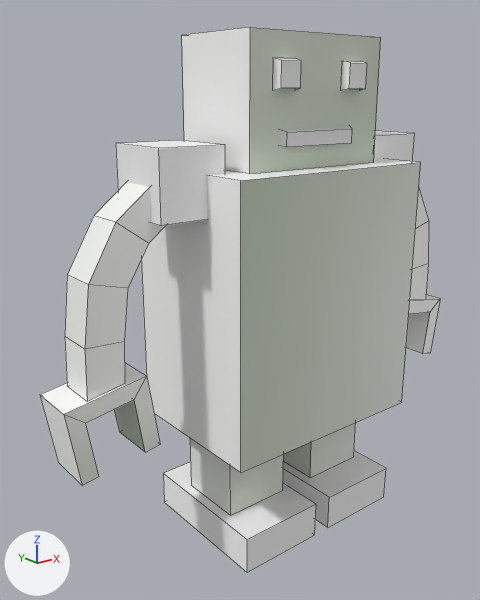
Before and after pictures for a commit that changed the FBX model Assets/3D models/Robot.fbx.
The view is the same before and after, from a 50 mm lens placed at (-0.767, -0.865, 0.77), pointed at (-0.06, 0.02, 0.417). Arrows for +X, +Y and +Z are at lower left; the lights stay in place. Mesh edges are drawn as thin lines. Where no turn or scale is listed for an object, it has been applied to the vertices.
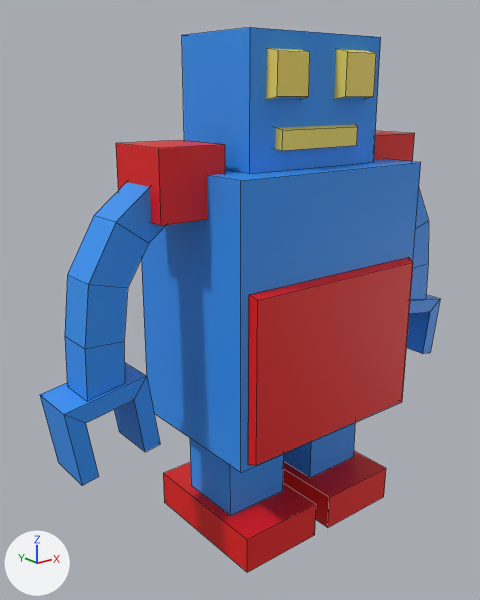
Where the newer file only moved an object's origin or applied its transform, the numbers keep the older frame.

Edits to the bpy script that builds the scene:
```text
Change mat_lambert1:
    mat_lambert1.texture: img_texture_jpg -> img_texturen_jpg
Change me_mesh:
    verts and faces of me_mesh; kept vertices keep their numbers, new ones are numbered from 160
    remove me_mesh.from_pydata(...)  # 160 vertices, 108 faces; spans x -0.436..0.436, y -0.154..0.122, z 0.0..0.855
    add me_mesh.from_pydata(...)  # 168 vertices, 112 faces; spans x -0.436..0.436, y -0.169..0.122, z 0.0..0.855
    me_mesh part 1
    add verts[0] = (0.039, -0.121, 0.763)  # moved, pixel (345, 96)
    add verts[1] = (0.105, -0.121, 0.763)  # moved, pixel (373, 96)
    add verts[2] = (0.039, -0.121, 0.829)  # moved, pixel (347, 51)
    add verts[3] = (0.105, -0.121, 0.829)  # moved, pixel (376, 53)
    add verts[4] = (0.033, -0.093, 0.835)  # moved
    add verts[5] = (0.111, -0.093, 0.835)  # moved
    add verts[6] = (0.033, -0.093, 0.757)  # moved
    add verts[7] = (0.111, -0.093, 0.757)  # moved
    add verts[8] = (-0.041, -0.12, 0.763)  # moved, pixel (308, 96)
    add verts[9] = (-0.103, -0.12, 0.763)  # moved, pixel (277, 96)
    add verts[10] = (-0.041, -0.12, 0.825)  # moved, pixel (309, 52)
    add verts[11] = (-0.103, -0.12, 0.825)  # moved, pixel (278, 50)
    add verts[12] = (-0.035, -0.094, 0.831)  # moved
    add verts[13] = (-0.108, -0.094, 0.831)  # moved
    add verts[14] = (-0.035, -0.094, 0.758)  # moved
    add verts[15] = (-0.108, -0.094, 0.758)  # moved
    add verts[64] = (-0.082, -0.109, 0.686)  # moved, pixel (282, 150)
    add verts[65] = (0.082, -0.109, 0.686)  # moved, pixel (356, 145)
    add verts[66] = (-0.082, -0.109, 0.716)  # moved, pixel (282, 130)
    add verts[67] = (0.082, -0.109, 0.716)  # moved, pixel (357, 126)
    add verts[68] = (-0.094, -0.091, 0.723)  # moved
    add verts[69] = (0.094, -0.091, 0.723)  # moved
    add verts[70] = (-0.094, -0.091, 0.689)  # moved
    add verts[71] = (0.094, -0.091, 0.689)  # moved
    me_mesh part 2
    add verts[160] = (-0.178, -0.169, 0.217)  # pixel (256, 465)
    add verts[161] = (0.178, -0.169, 0.217)  # pixel (402, 401)
    add verts[162] = (-0.178, -0.169, 0.486)  # pixel (257, 300)
    add verts[163] = (0.178, -0.169, 0.486)  # pixel (413, 262)
    add verts[164] = (-0.183, -0.155, 0.491)  # pixel (248, 294)
    add verts[165] = (0.183, -0.155, 0.491)  # pixel (408, 257)
    add verts[166] = (-0.183, -0.155, 0.212)  # pixel (247, 465)
    add verts[167] = (0.183, -0.155, 0.212)
    add faces += [(160, 161, 163, 162), (162, 163, 165, 164), (161, 167, 165, 163), (160, 162, 164, 166)]
    me_mesh part 3: 108 kept faces spanning x -0.436..0.436, y -0.154..0.122, z 0.0..0.855 get new texture (UV) coordinates
```

Boxes (x1, y1, x2, y2) around the edits, measured in the pictures (480 x 600 px; the box of a moved part takes in the faces that stretch with it):
'polySurface7', surface changed, reshaped (grey to blue)
    both: (40, 27, 440, 573)
part 1 of me_mesh, moved or reshaped
    before: (273, 58, 367, 147)
    after: (266, 48, 376, 151)
part 2 of me_mesh, added (red)
    after: (248, 257, 413, 465)
part 3 of me_mesh, surface changed (grey to blue)
    both: (40, 27, 440, 573)
